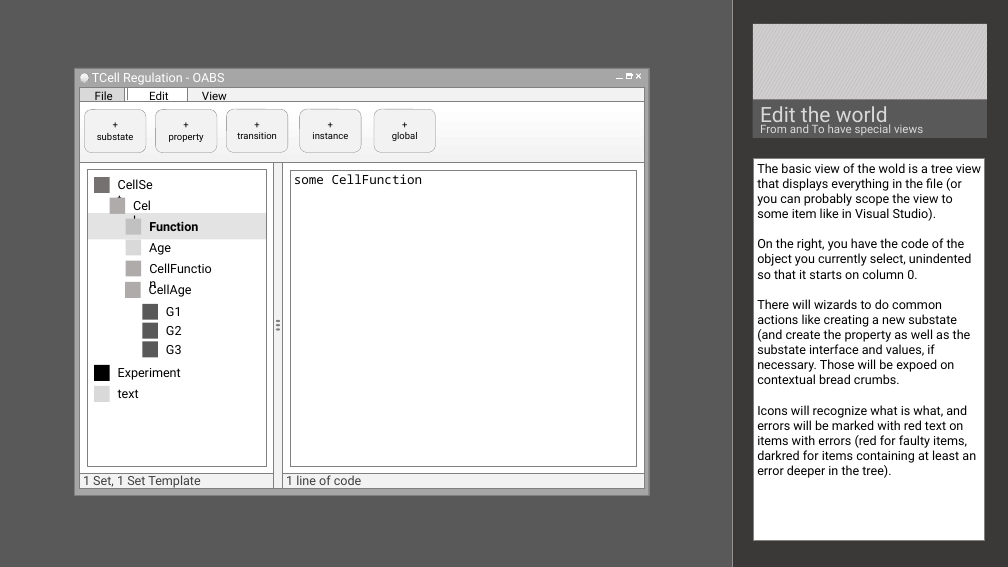
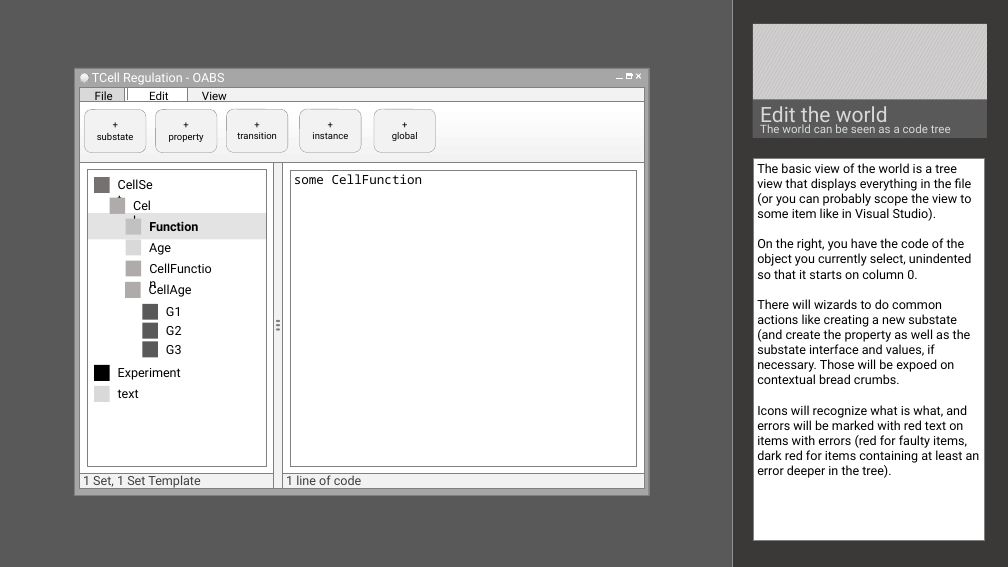
Before and after one commit to FremyCompany/OABS, a slide deck: slide 10 of UserInterface.pptx (slide 1 before the commit). Drawn at 1008x567 pixels with LibreOffice and Linux fonts; fonts in the diff are those of the drawing. Boxes give left, top, right and bottom in pixels: in the first picture for what was removed or moved away, otherwise in the second. Text is boxed around its words. In the diff, an @@ line names an element or a change of style, - is before the commit and + after.

```diff
--- a/UserInterface.pptx
+++ b/UserInterface.pptx
@@ text at box(760, 124, 951, 133): text changed @@
-From and To have special views
+The world can be seen as a code tree
@@ text in rectangle at box(757, 163, 972, 221): text changed @@
-The basic view of the wold is a tree view that displays everything in the file (or you can probably scope the view to some item like in Visual Studio).
+The basic view of the world is a tree view that displays everything in the file (or you can probably scope the view to some item like in Visual Studio).
@@ text in rectangle at box(757, 405, 980, 478): spaces changed @@
-Icons will recognize what is what, and errors will be marked with red text on items with errors (red for faulty items, darkred for items containing at least an error deeper in the tree).
+Icons will recognize what is what, and errors will be marked with red text on items with errors (red for faulty items, dark red for items containing at least an error deeper in the tree).
```
Also in this commit, not shown: 1 other slide changed, 7 slides added.
